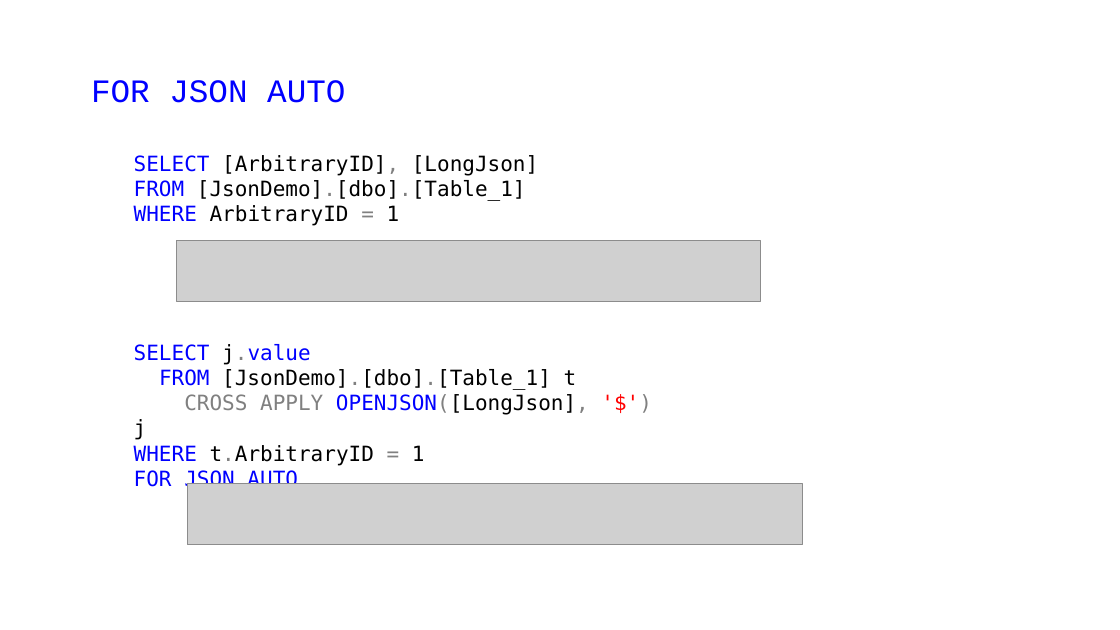
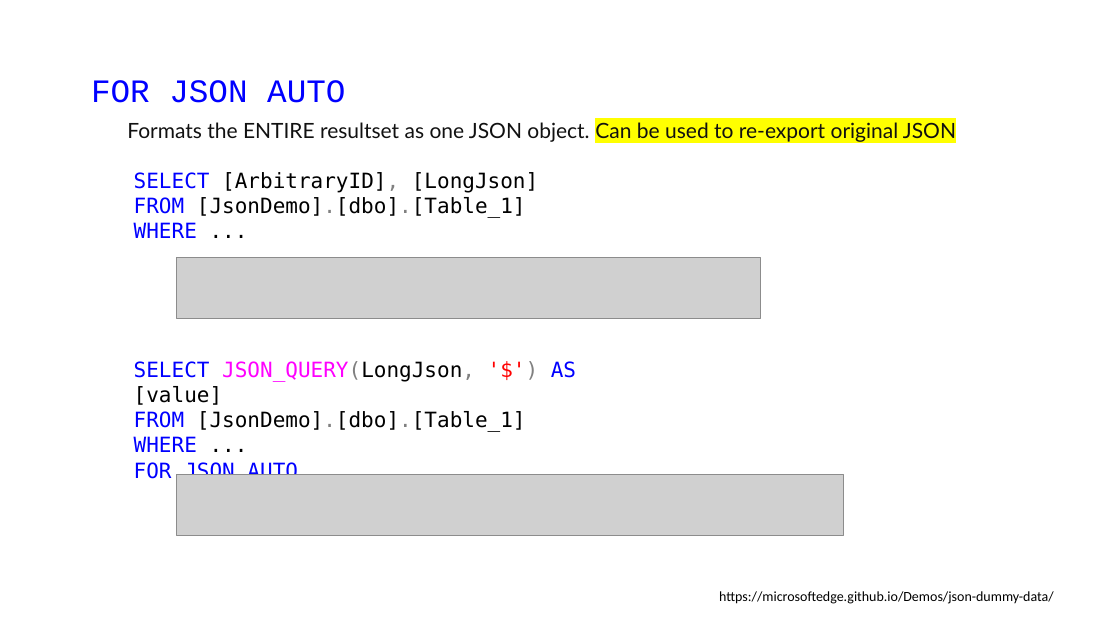
Before and after one commit to jbfoushee/MyPresentations, a slide deck: slide 65 of TSQL_JSON_Operators/TSQL_JSON_Operators.pptx (slide 63 before the commit). Drawn at 1120x630 pixels with LibreOffice and Linux fonts; fonts in the diff are those of the drawing; grey boxes stand for pictures. Boxes give left, top, right and bottom in pixels: in the first picture for what was removed or moved away, otherwise in the second. Text is boxed around its words. In the diff, an @@ line names an element or a change of style, - is before the commit and + after.

Commit message:
split JSON presentation

```diff
--- a/TSQL_JSON_Operators/TSQL_JSON_Operators.pptx
+++ b/TSQL_JSON_Operators/TSQL_JSON_Operators.pptx
@@ text added at bbox=[127, 122, 956, 142], 18 pt, text #111111 @@
+Formats the ENTIRE resultset as one JSON object. Can be used to re-export original JSON
@@ text "SELECT [ArbitraryID], [LongJson]": place and size @@
-text "SELECT [ArbitraryID], [LongJson]" at bbox=[134, 155, 538, 226]
+text "SELECT [ArbitraryID], [LongJson]" at bbox=[134, 172, 538, 238]
@@ text at bbox=[134, 222, 197, 238]: text changed; text colour #000000 to #0000FF @@
-WHERE ArbitraryID = 1
+WHERE ...
@@ picture: place and size @@
-picture at bbox=[177, 240, 760, 302]
+picture at bbox=[177, 257, 760, 318]
@@ text "SELECT JSON_QUERY(LongJson, '$') AS [value]": place and size @@
-text "SELECT JSON_QUERY(LongJson, '$') AS [value]" at bbox=[134, 344, 589, 491]
+text "SELECT JSON_QUERY(LongJson, '$') AS [value]" at bbox=[134, 361, 576, 483]
@@ text at bbox=[134, 361, 576, 452]: text changed @@
-SELECT j.value
-FROM [JsonDemo].[dbo].[Table_1] t
-CROSS APPLY OPENJSON([LongJson], '$') j
-WHERE t.ArbitraryID = 1
+SELECT JSON_QUERY(LongJson, '$') AS [value]
+FROM [JsonDemo].[dbo].[Table_1]
+WHERE ...
@@ picture: place and size @@
-picture at bbox=[187, 484, 803, 545]
+picture at bbox=[177, 475, 844, 536]
@@ text added at bbox=[719, 591, 1054, 604], 12 pt, text #000000 @@
+https://microsoftedge.github.io/Demos/json-dummy-data/
```
Also in this commit, not shown: 27 other slides changed, 5 slides added, 34 slides removed, 5 other files.
